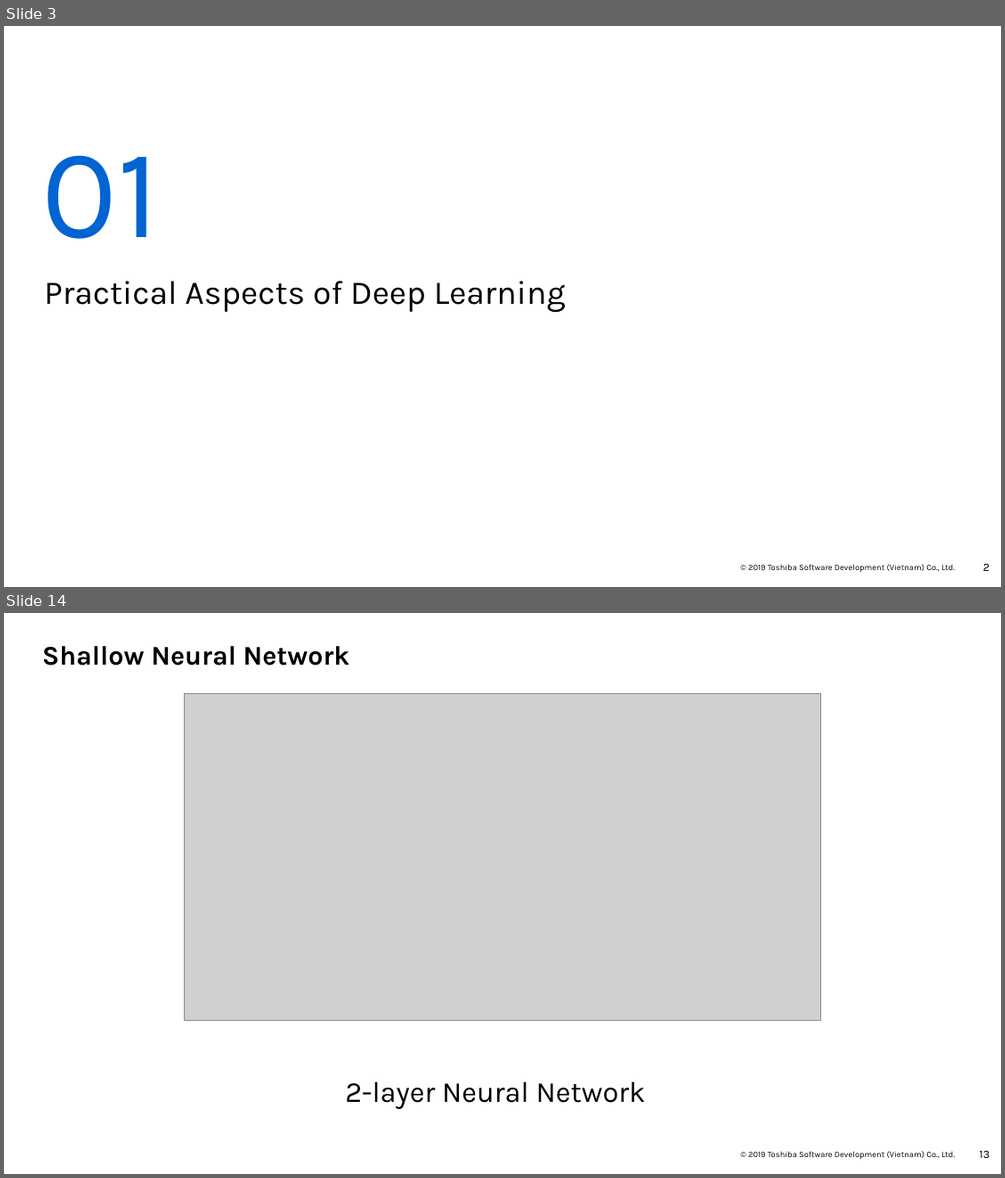
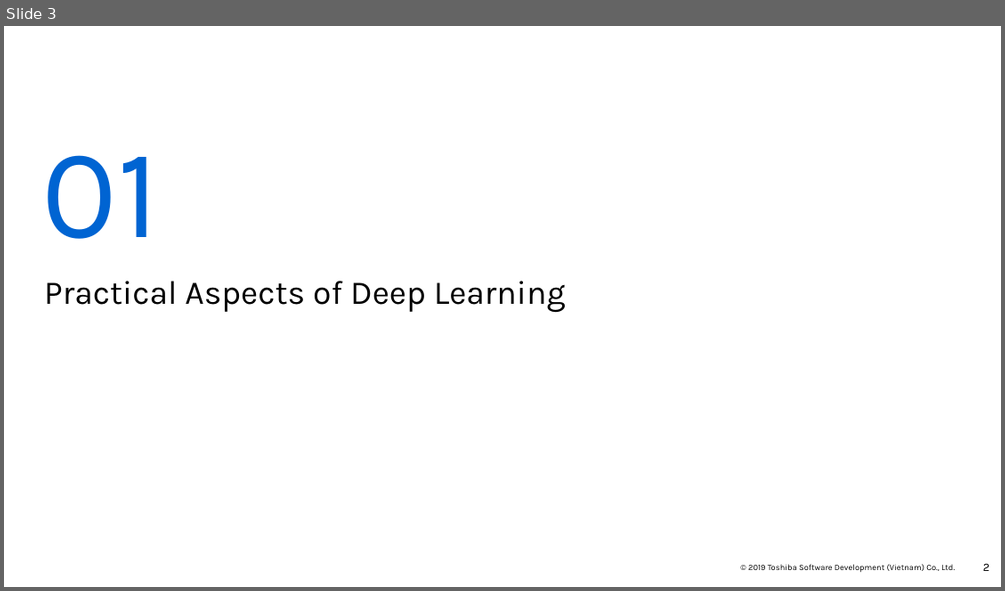
Before and after one commit to Doan-Nguyen/Coursera, a slide deck: Deep Learning Specialization - Report - Course 2.pptx. Shown one above the other, each under a label of ours: slides 3 and 14 before the commit, slide 3 after it; the slides between them are not shown. The pictures are 1005x1178 and 1005x591 pixels, drawn with LibreOffice and Linux fonts; fonts in the diff are those of the drawing; grey boxes stand for pictures; background and template pictures are left out. Boxes give left, top, right and bottom in pixels: in the first picture for what was removed or moved away, otherwise in the second. Text is boxed around its words. In the diff, an @@ line names an element or a change of style, - is before the commit and + after.

```diff
--- a/Deep Learning Specialization - Report - Course 2.pptx
+++ b/Deep Learning Specialization - Report - Course 2.pptx
@@ slide 14 removed at <box>4,613,1001,1174</box>, background #FFFFFF; not listed: 2 template elements that a slide beside it also shows @@
@@ title removed at <box>42,646,350,666</box> @@
-Shallow Neural Network
@@ picture removed at <box>184,693,821,1021</box> @@
@@ text removed at <box>345,1081,646,1109</box> @@
-2-layer Neural Network
```
Also in this commit, not shown: 1 slide changed, 4 slides added, 14 other slides removed.
